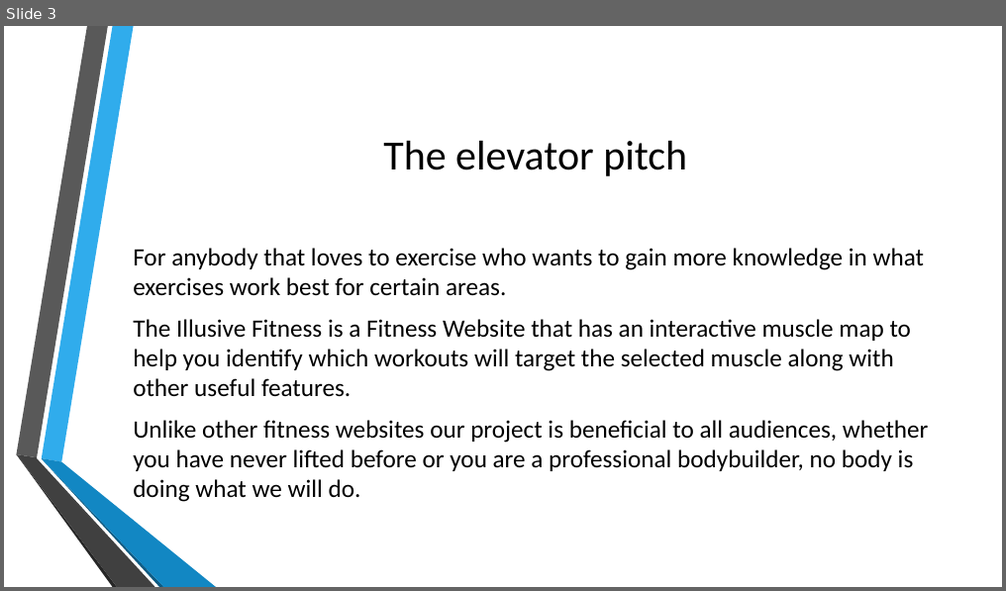
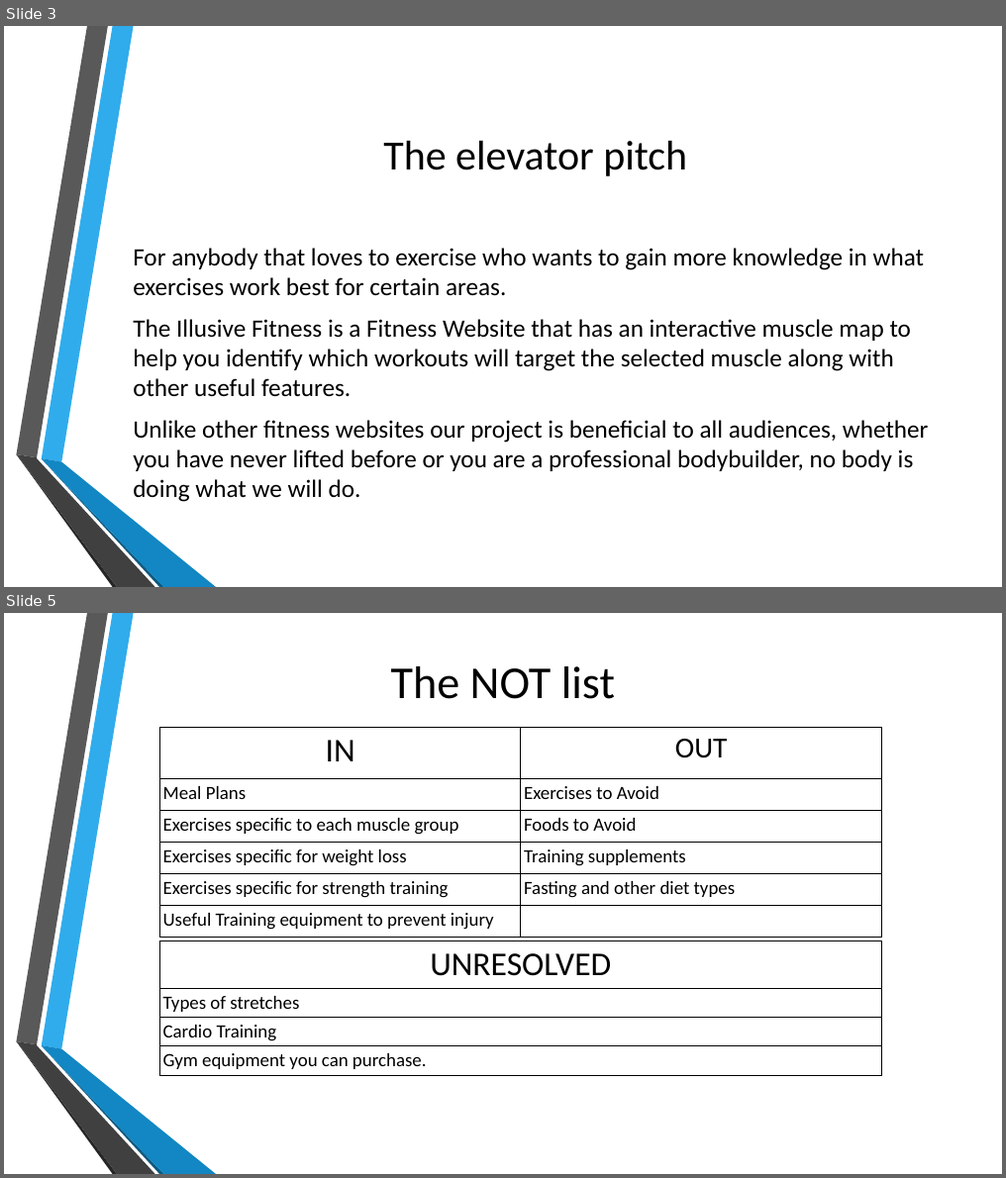
Before and after one commit to PatrickMurray78/Illusive-Fitness, a slide deck: Illusive Fitness.pptx. Shown one above the other, each under a label of ours: slide 3 before the commit, slides 3 and 5 after it; the slides between them are not shown. The pictures are 1006x591 and 1006x1178 pixels, drawn with LibreOffice and Linux fonts; fonts in the diff are those of the drawing; background and template pictures are left out. Boxes give left, top, right and bottom in pixels: in the first picture for what was removed or moved away, otherwise in the second. Text is boxed around its words. In the diff, an @@ line names an element or a change of style, - is before the commit and + after.

```diff
--- a/Illusive Fitness.pptx
+++ b/Illusive Fitness.pptx
@@ slide 5 added at (4, 613, 1002, 1174), background picture (left out); not listed: 6 template elements that a slide beside it also shows @@
@@ title added at (391, 666, 615, 699), 44 pt, text #000000 @@
+The NOT list
@@ table added at (159, 728, 881, 937), 6 rows, 2 columns @@
+IN | OUT
+Meal Plans | Exercises to Avoid
+Exercises specific to each muscle group | Foods to Avoid
+Exercises specific for weight loss | Training supplements
+Exercises specific for strength training | Fasting and other diet types
+Useful Training equipment to prevent injury | 
@@ table added at (159, 941, 881, 1074), 4 rows, 1 columns @@
+UNRESOLVED
+Types of stretches
+Cardio Training
+Gym equipment you can purchase.
```
Also in this commit, not shown: 8 other slides added.
